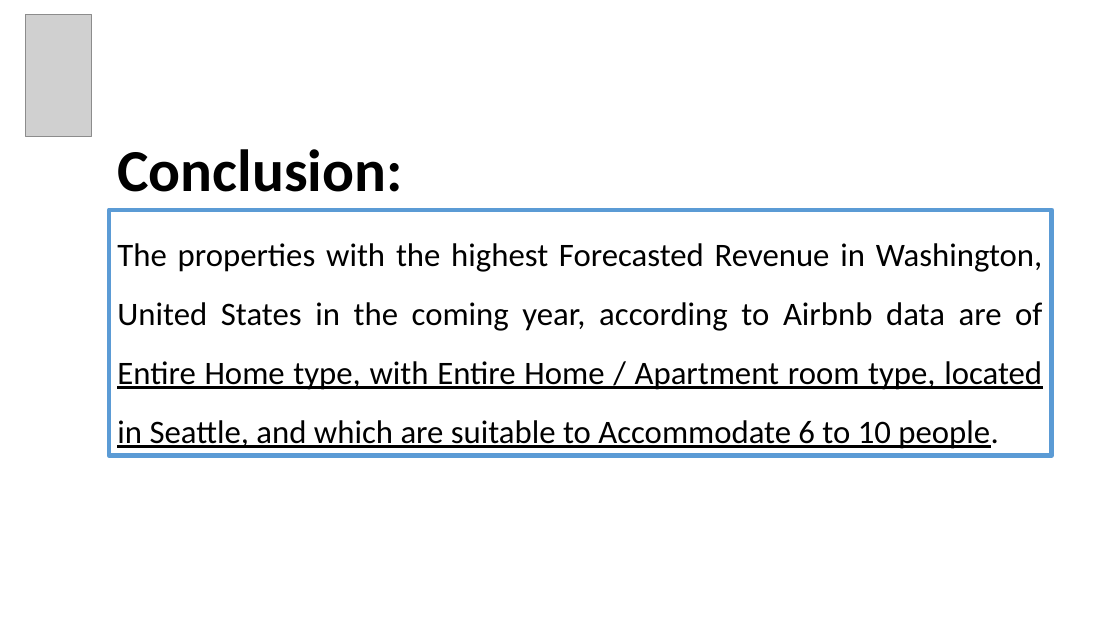
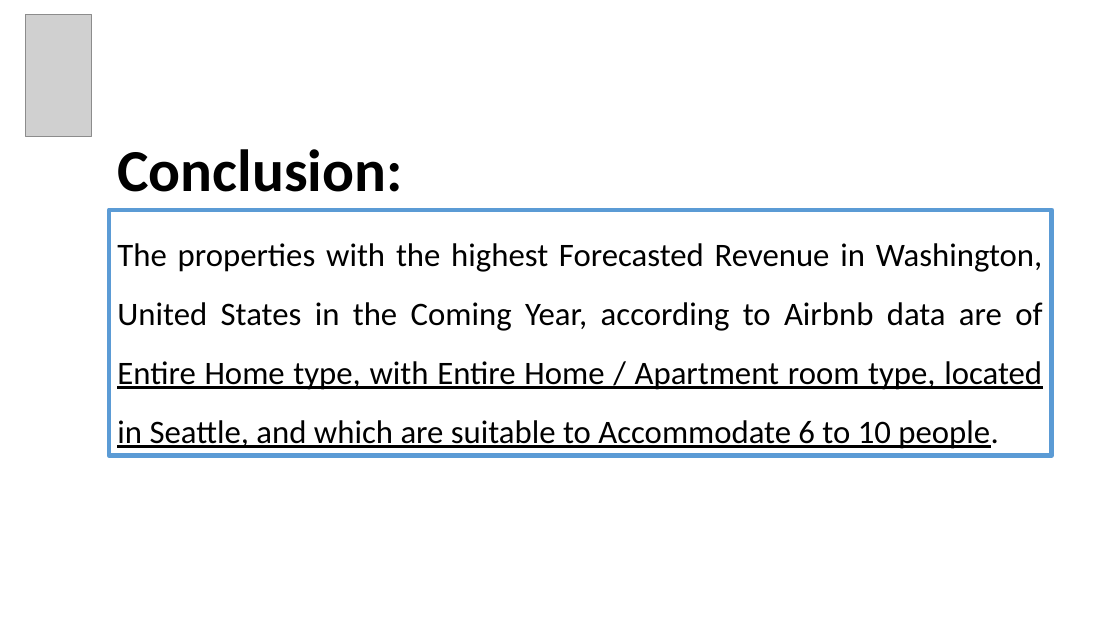
Before and after one commit to OdedMark/DataAnalystCourseFinalProject, a slide deck: slide 18 of Final Project Data Analyst Program Hebrew University of Jerusalem.pptx (slide 15 before the commit). Drawn at 1120x630 pixels with LibreOffice and Linux fonts; fonts in the diff are those of the drawing; grey boxes stand for pictures. Boxes give left, top, right and bottom in pixels: in the first picture for what was removed or moved away, otherwise in the second. Text is boxed around its words. In the diff, an @@ line names an element or a change of style, - is before the commit and + after.

```diff
--- a/Final Project Data Analyst Program Hebrew University of Jerusalem.pptx
+++ b/Final Project Data Analyst Program Hebrew University of Jerusalem.pptx
@@ text in rectangle at (x1=117, y1=243, x2=1043, y2=449): text changed @@
-The properties with the highest Forecasted Revenue in Washington, United States in the coming year, according to Airbnb data are of Entire Home type, with Entire Home / Apartment room type, located in Seattle, and which are suitable to Accommodate 6 to 10 people.
+The properties with the highest Forecasted Revenue in Washington, United States in the Coming Year, according to Airbnb data are of Entire Home type, with Entire Home / Apartment room type, located in Seattle, and which are suitable to Accommodate 6 to 10 people.
```
Also in this commit, not shown: 11 other slides changed, 3 slides added.
